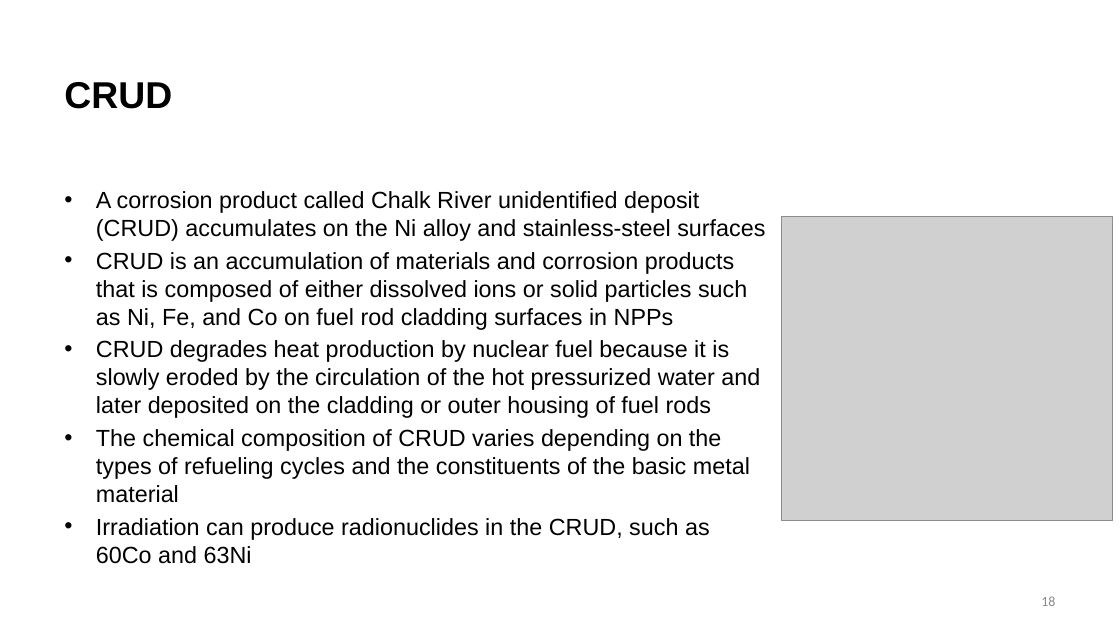
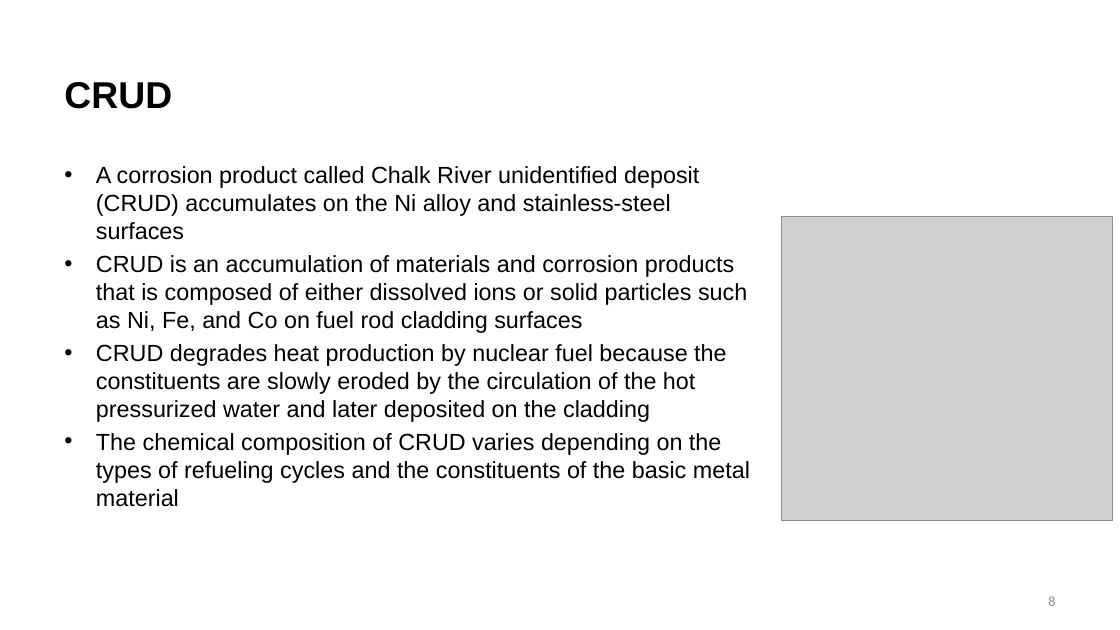
Before and after one commit to benbeeler/TEACHING, a slide deck: slide 8 of Nuclear_Fuel_Performance/NE533_Spring2026/Module4/Lec20_Limits_WaterChem.pptx (slide 18 before the commit). Drawn at 1120x630 pixels with LibreOffice and Linux fonts; fonts in the diff are those of the drawing; grey boxes stand for pictures; background and template pictures are left out. Boxes give left, top, right and bottom in pixels: in the first picture for what was removed or moved away, otherwise in the second. Text is boxed around its words. In the diff, an @@ line names an element or a change of style, - is before the commit and + after.

```diff
--- a/Nuclear_Fuel_Performance/NE533_Spring2026/Module4/Lec20_Limits_WaterChem.pptx
+++ b/Nuclear_Fuel_Performance/NE533_Spring2026/Module4/Lec20_Limits_WaterChem.pptx
@@ text "A corrosion product called Chalk ...": place and size @@
-text "A corrosion product called Chalk ..." at [96, 191, 765, 564]
+text "A corrosion product called Chalk ..." at [96, 166, 750, 507]
@@ text at [96, 255, 747, 422]: text changed @@
-• CRUD is an accumulation of materials and corrosion products that is composed of either dissolved ions or solid particles such as Ni, Fe, and Co on fuel rod cladding surfaces in NPPs
-• CRUD degrades heat production by nuclear fuel because it is slowly eroded by the circulation of the hot pressurized water and later deposited on the cladding or outer housing of fuel rods
+• CRUD is an accumulation of materials and corrosion products that is composed of either dissolved ions or solid particles such as Ni, Fe, and Co on fuel rod cladding surfaces
+• CRUD degrades heat production by nuclear fuel because the constituents are slowly eroded by the circulation of the hot pressurized water and later deposited on the cladding
@@ text at [96, 518, 710, 564]: paragraph removed @@
-• Irradiation can produce radionuclides in the CRUD, such as 60Co and 63Ni
@@ page number at [1048, 596, 1055, 606]: text changed @@
-18
+8
```
Also in this commit, not shown: 6 other slides changed, 11 slides added, 10 slides removed, 9 other files.
